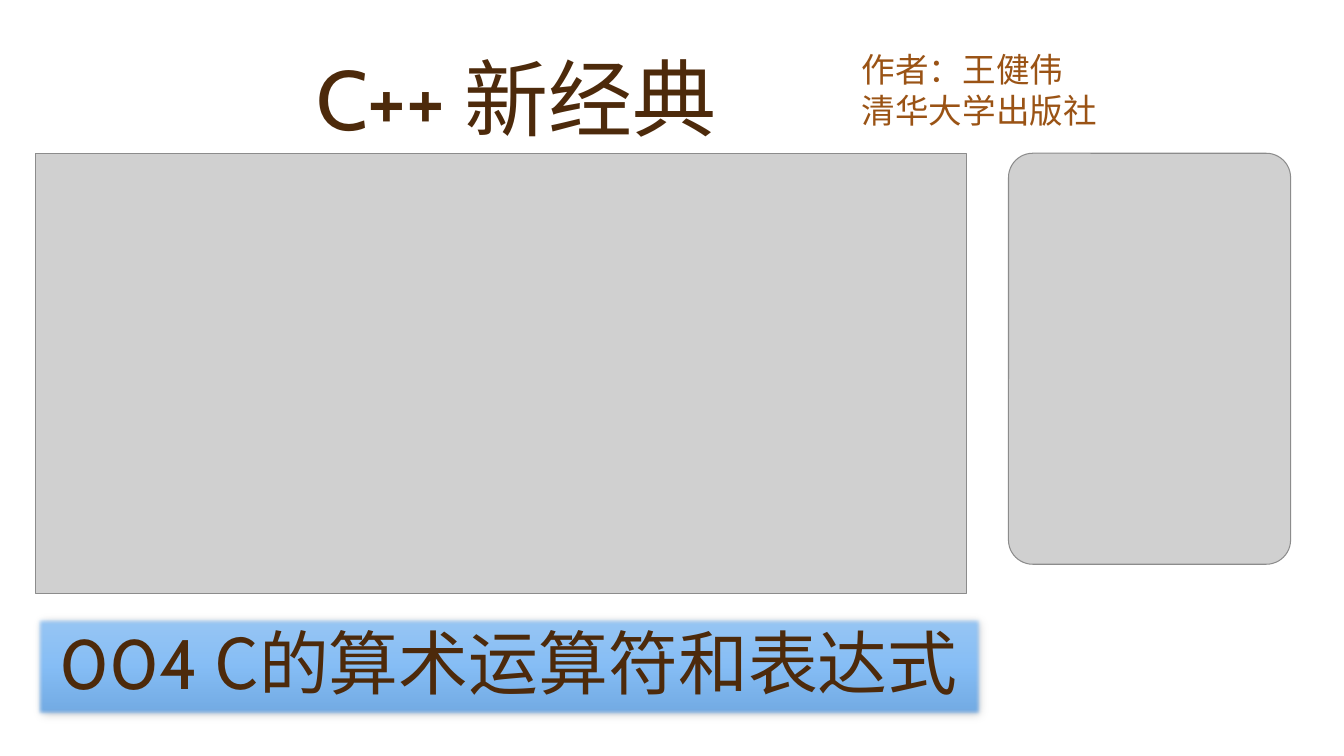
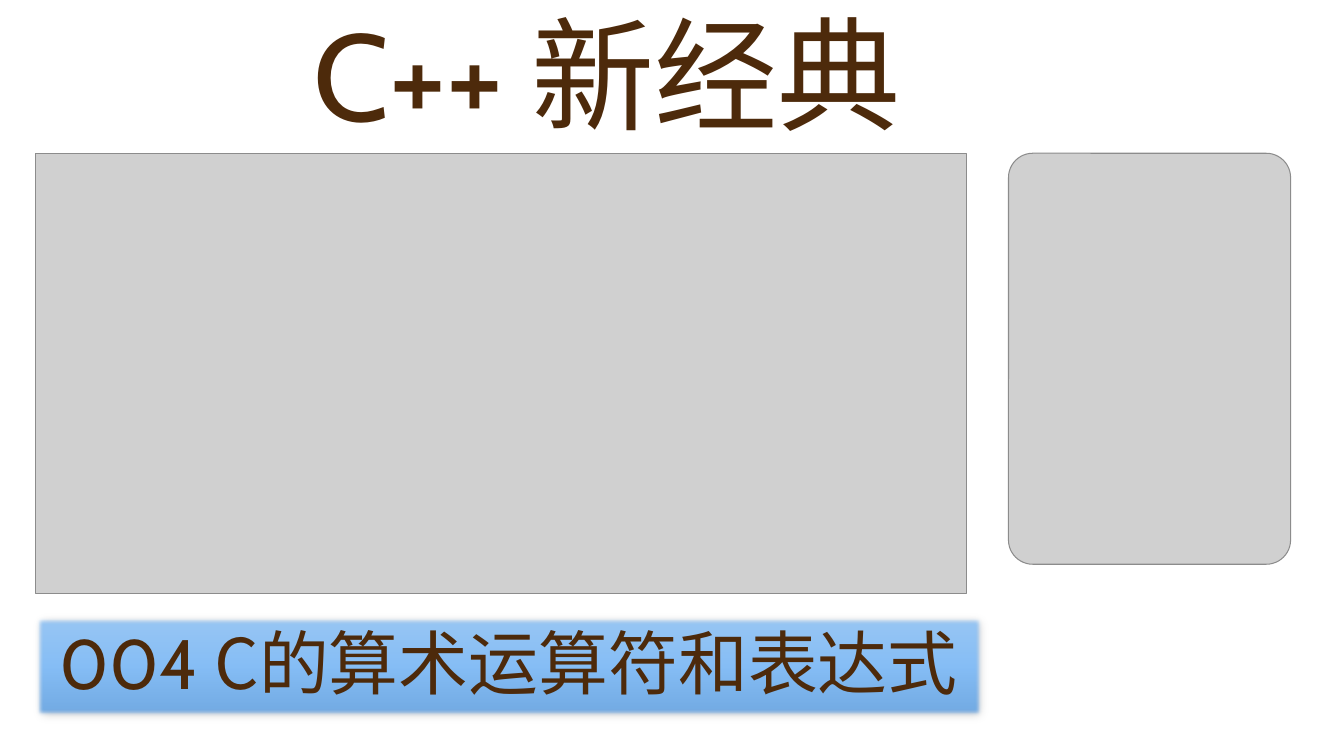
Before and after one commit to yasenstar/learn_cpp, a slide deck: slide 4 of cpp_new/C++ 新经典.pptx. Drawn at 1344x756 pixels with LibreOffice and Linux fonts; fonts in the diff are those of the drawing; grey boxes stand for pictures; background and template pictures are left out. Boxes give left, top, right and bottom in pixels: in the first picture for what was removed or moved away, otherwise in the second. Text is boxed around its words. In the diff, an @@ line names an element or a change of style, - is before the commit and + after.

```diff
--- a/cpp_new/C++ 新经典.pptx
+++ b/cpp_new/C++ 新经典.pptx
@@ title "C++ 新经典": place and size @@
-title "C++ 新经典" at [316,59,717,137]
+title "C++ 新经典" at [314,17,902,131]
@@ title "C++ 新经典" at [314,17,902,131]: size 60 to 88 pt; alignment left to centre @@
@@ subtitle removed at [862,53,1097,126] @@
-作者：王健伟
-清华大学出版社
```
Also in this commit, not shown: 2 other slides changed, 21 other files.
